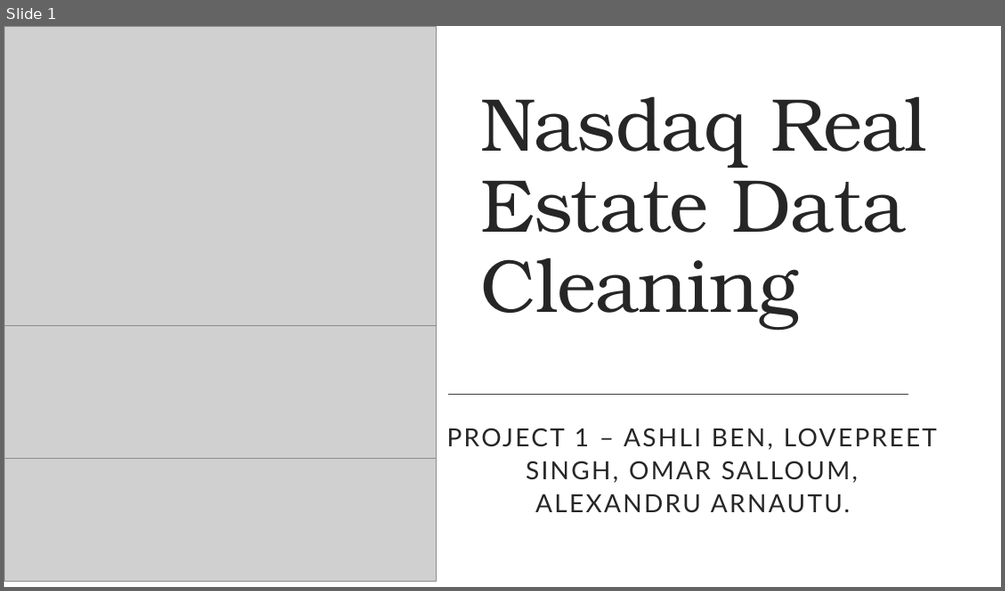
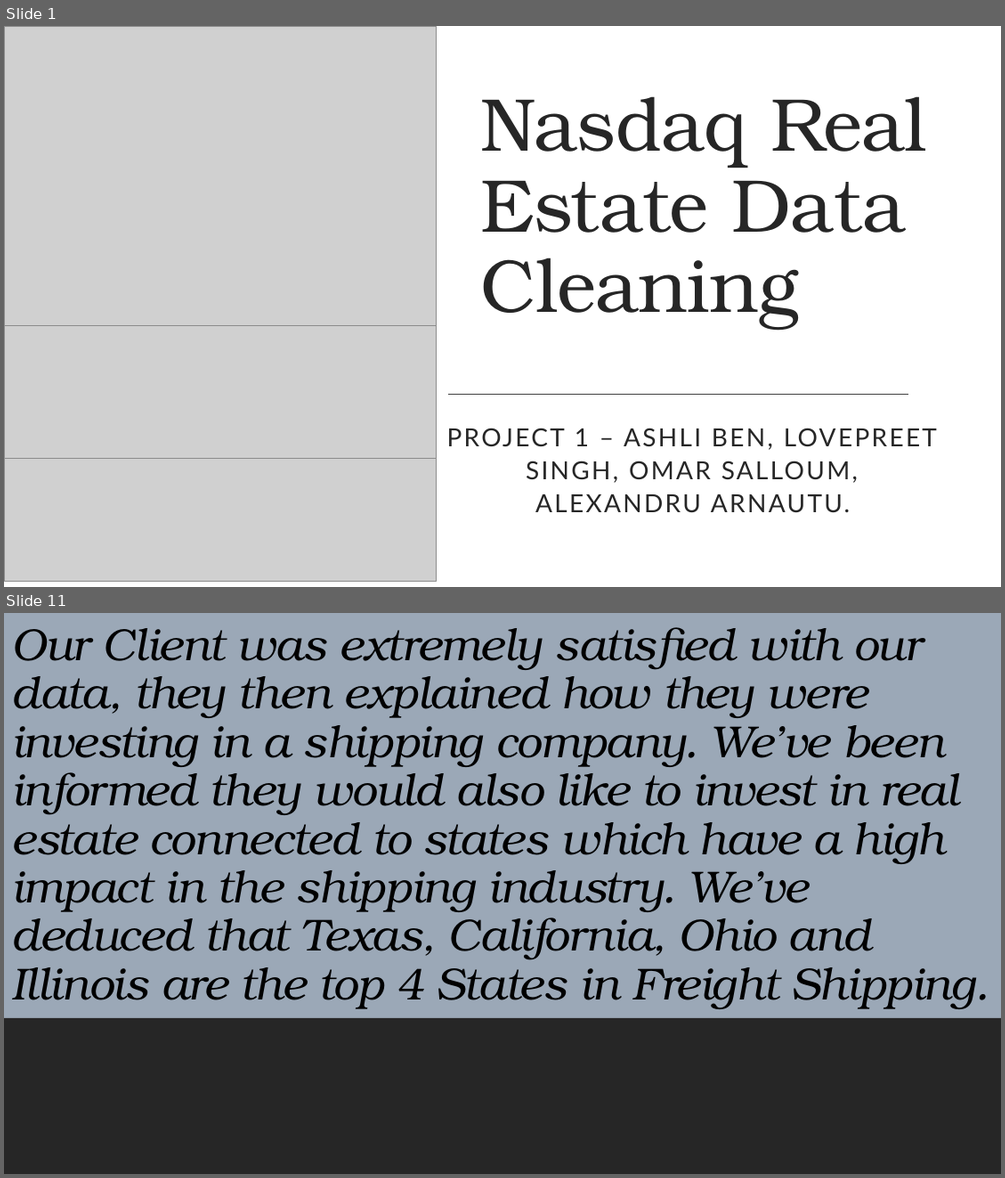
Before and after one commit to Arnawutu/Project1Group10, a slide deck: Main_Data/Nasdaq Real Estate Data Cleaning.pptx. Shown one above the other, each under a label of ours: slide 1 before the commit, slides 1 and 11 after it; the slides between them are not shown. The pictures are 1005x591 and 1005x1178 pixels, drawn with LibreOffice and Linux fonts; fonts in the diff are those of the drawing; grey boxes stand for pictures. Boxes give left, top, right and bottom in pixels: in the first picture for what was removed or moved away, otherwise in the second. Text is boxed around its words. In the diff, an @@ line names an element or a change of style, - is before the commit and + after.

Commit message:
real_estate_shipping

```diff
--- a/Main_Data/Nasdaq Real Estate Data Cleaning.pptx
+++ b/Main_Data/Nasdaq Real Estate Data Cleaning.pptx
@@ slide 11 added at box(4, 613, 1001, 1174), background #FFFFFF; not listed: 1 template element that a slide beside it also shows @@
@@ rectangle added at box(4, 613, 1001, 1174), fill #9BA8B7 @@
@@ title added at box(11, 627, 988, 1009), 43.2 pt, text #000000, italic @@
+Our Client was extremely satisfied with our data, they then explained how they were investing in a shipping company. We’ve been informed they would also like to invest in real estate connected to states which have a high impact in the shipping industry. We’ve deduced that Texas, California, Ohio and Illinois are the top 4 States in Freight Shipping.
@@ rectangle added at box(4, 1018, 1001, 1174), fill #262626 @@
```
Also in this commit, not shown: 7 slides changed, 10 other slides added, 2 slides removed, 1 other file.
